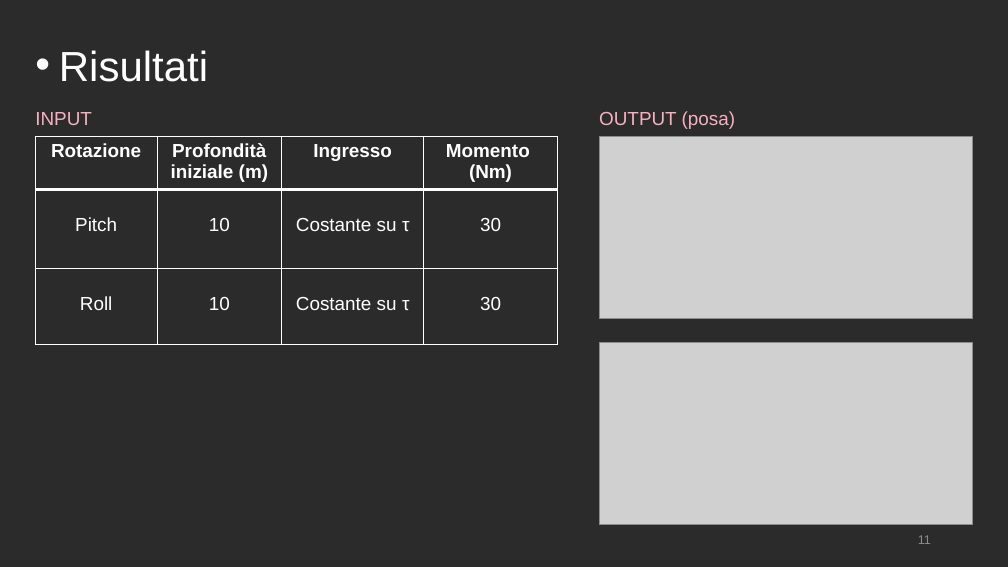
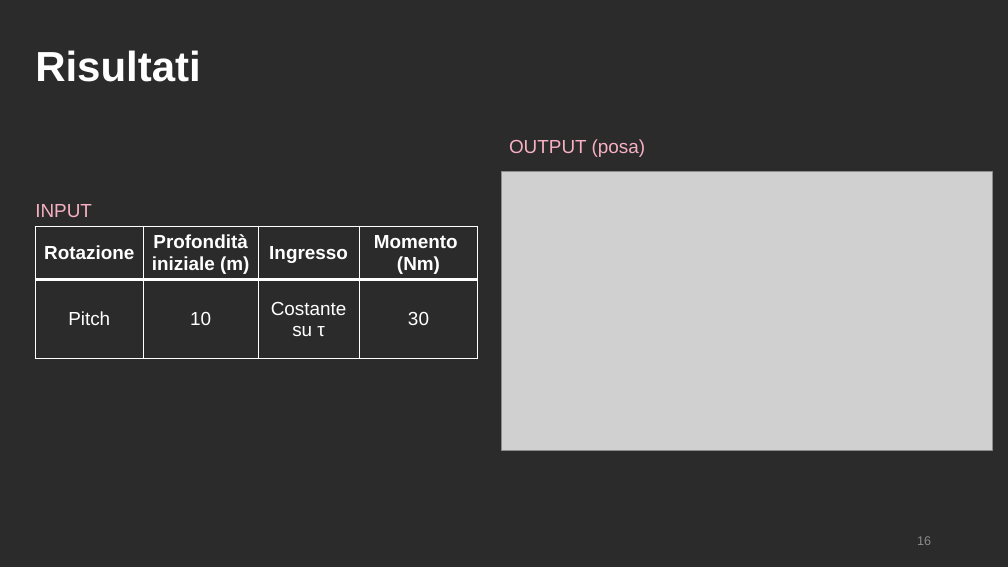
Before and after one commit to polifab/Subacquei_modello, a slide deck: slide 16 of presentazione.pptx (slide 12 before the commit). Drawn at 1008x567 pixels with LibreOffice and Linux fonts; fonts in the diff are those of the drawing; grey boxes stand for pictures; background and template pictures are left out; a plain dark background stands for a picture behind light text. Boxes give left, top, right and bottom in pixels: in the first picture for what was removed or moved away, otherwise in the second. Text is boxed around its words. In the diff, an @@ line names an element or a change of style, - is before the commit and + after.

```diff
--- a/presentazione.pptx
+++ b/presentazione.pptx
@@ text "Risultati" at [35,50,200,82]: bold on; bullet • to none @@
@@ text "OUTPUT (posa)": place and size @@
-text "OUTPUT (posa)" at [599,111,736,129]
+text "OUTPUT (posa)" at [509,139,646,157]
@@ picture: place and size @@
-picture at [600,137,973,319]
+picture at [502,172,993,451]
@@ text "INPUT": place and size @@
-text "INPUT" at [35,112,92,125]
+text "INPUT" at [35,204,92,217]
@@ table at [36,227,479,382] @@
-row 3: Roll | 10 | Costante su τ | 30
@@ table: place and size @@
-table at [36,137,557,345]
+table at [36,227,479,382]
@@ picture removed at [600,343,973,525] @@
@@ page number at [917,536,931,545]: text changed @@
-11
+16
```
Also in this commit, not shown: 13 other slides changed, 6 slides added.
